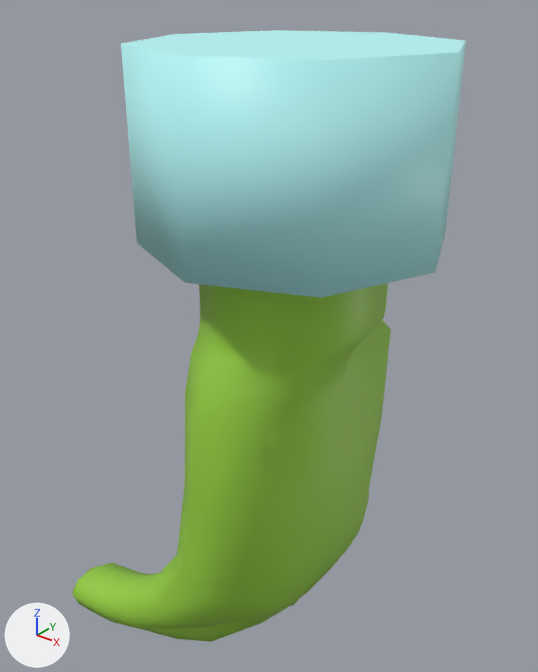
The glTF model webxr/3d/hand.glb: old version first, new version second.
Camera for both pictures: a 50 mm camera at (0.156, -0.209, 0.13) aimed at (-0.036, 0.031, -0.019). Every picture has the same lights, and +X, +Y and +Z are marked at lower left. Vertices at the same position are counted once.

The older version as bpy lines, for what is in view:
```python
me_cylinder = bpy.data.meshes.new('Cylinder')
me_cylinder.from_pydata(...)  # an 8-sided cylinder along z spanning x -0.0567..0.0567, y -0.0567..0.0567, z 0.0437..0.1101
me_cylinder.materials.append(mat_sleeve)  # cyan #bcffff
me_mesh = bpy.data.meshes.new('Mesh')
me_mesh.from_pydata(...)  # 388 vertices, 772 faces; spans x -0.083..0.031, y -0.067..0.131, z -0.204..0.063
me_mesh.materials.append(mat_hand)  # green #95cb3f
ob_cylinder = bpy.data.objects.new('Cylinder', me_cylinder)
ob_cylinder.location = (0.0, 0.0, 0.0)
ob_hand = bpy.data.objects.new('Hand', me_mesh)
ob_hand.location = (0.0, 0.0, 0.0)
```
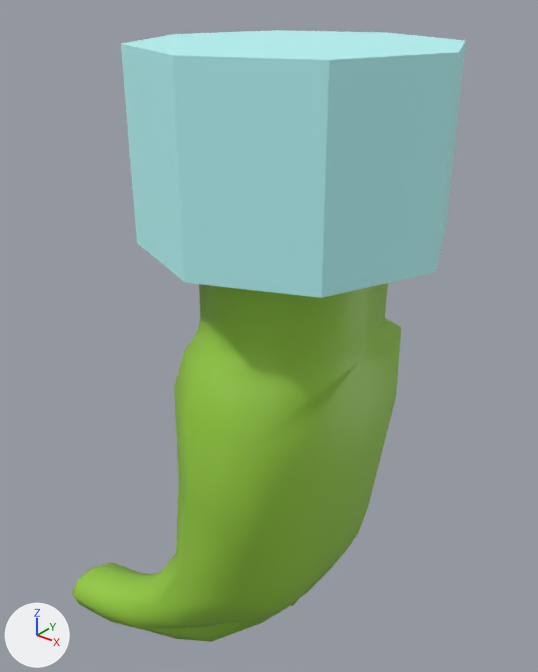
The newer file is also rescaled (x0.803), turned or shifted as a whole; pictures and numbers use the older file's frame.

What the commit changed:
me_cylinder has 16 vertices, 28 faces and spans x -0.0567..0.0567, y -0.0567..0.0567, z 0.0437..0.1101.
me_cylinder is used by ob_cylinder; location (0.0, 0.0, 0.0).
me_cylinder part 1: all 5 faces centred in x -0.0512..-0.0134, y -0.0512..0.0134, z 0.0658..0.088 are now shaded flat.
me_cylinder part 2: all 5 faces centred in x 0.0267..0.0512, y -0.0457..0.0267, z 0.0658..0.088 are now shaded flat.
me_mesh is used by ob_hand; location (0.0, 0.0, 0.0).
me_mesh had 388 vertices, 772 faces and spanned x -0.083..0.031, y -0.067..0.131, z -0.204..0.063.
me_mesh now has 396 vertices, 788 faces and spans x -0.083..0.033, y -0.067..0.131, z -0.204..0.063.
Part 3, on me_mesh:
11 vertices are removed from x 0.013..0.029, y -0.037..0.055, z -0.089..0.01.
53 faces are deleted.
5 vertices in x -0.035..-0.019, y -0.031..0.046, z -0.078..0.01 move by (-0.001, 0.0, 0.0).
5 vertices in x -0.019..0.013, y 0.048..0.08, z -0.053..0.003 move by (0.001, 0.0, 0.0).
3 vertices in x -0.03..-0.018, y -0.045..0.003, z -0.048..-0.005 move by (-0.004, 0.0, 0.0).
3 vertices in x -0.031..-0.023, y -0.014..0.016, z -0.058..0.004 move by (-0.003, 0.0, 0.0).
10 vertices move from x -0.021..0.023, y -0.057..0.078, z -0.081..0.004 to x -0.028..0.029, y -0.056..0.079, z -0.081..0.004.
19 vertices are added at x 0.016..0.033, y -0.044..0.059, z -0.087..0.009.
69 new faces join them.

Boxes [x1, y1, x2, y2] around the edits, measured in the pictures (538 x 672 px; the box of a moved part takes in the faces that stretch with it):
'Hand', reshaped: before [72, 283, 391, 642]; after [72, 283, 401, 642]
part 1 of me_cylinder, shading changed: [121, 44, 185, 282] in both
part 2 of me_cylinder, shading changed: [173, 41, 466, 298] in both
part 3 of me_mesh, moved or reshaped: before [177, 312, 391, 558]; after [174, 312, 401, 560]
